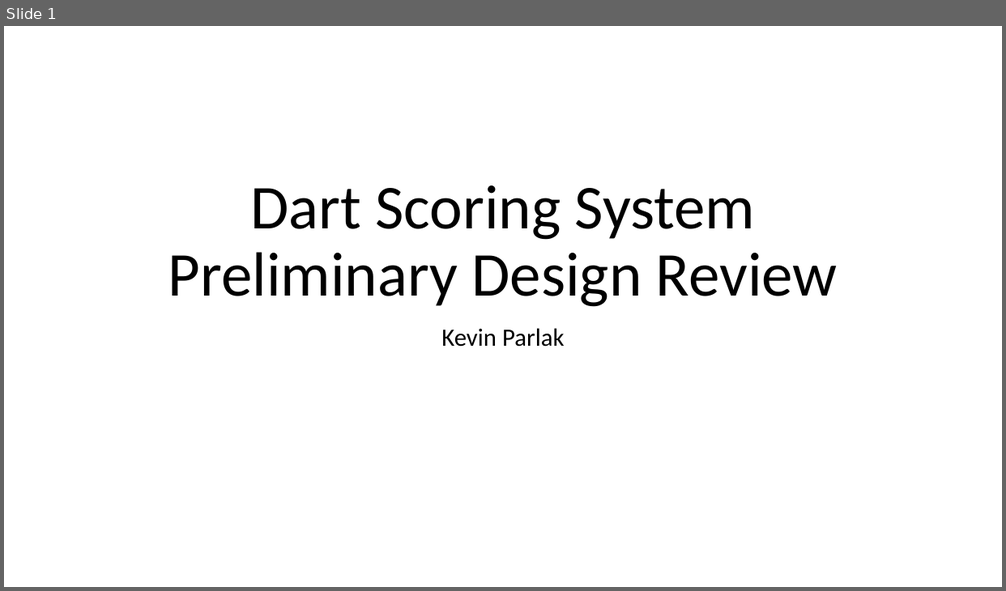
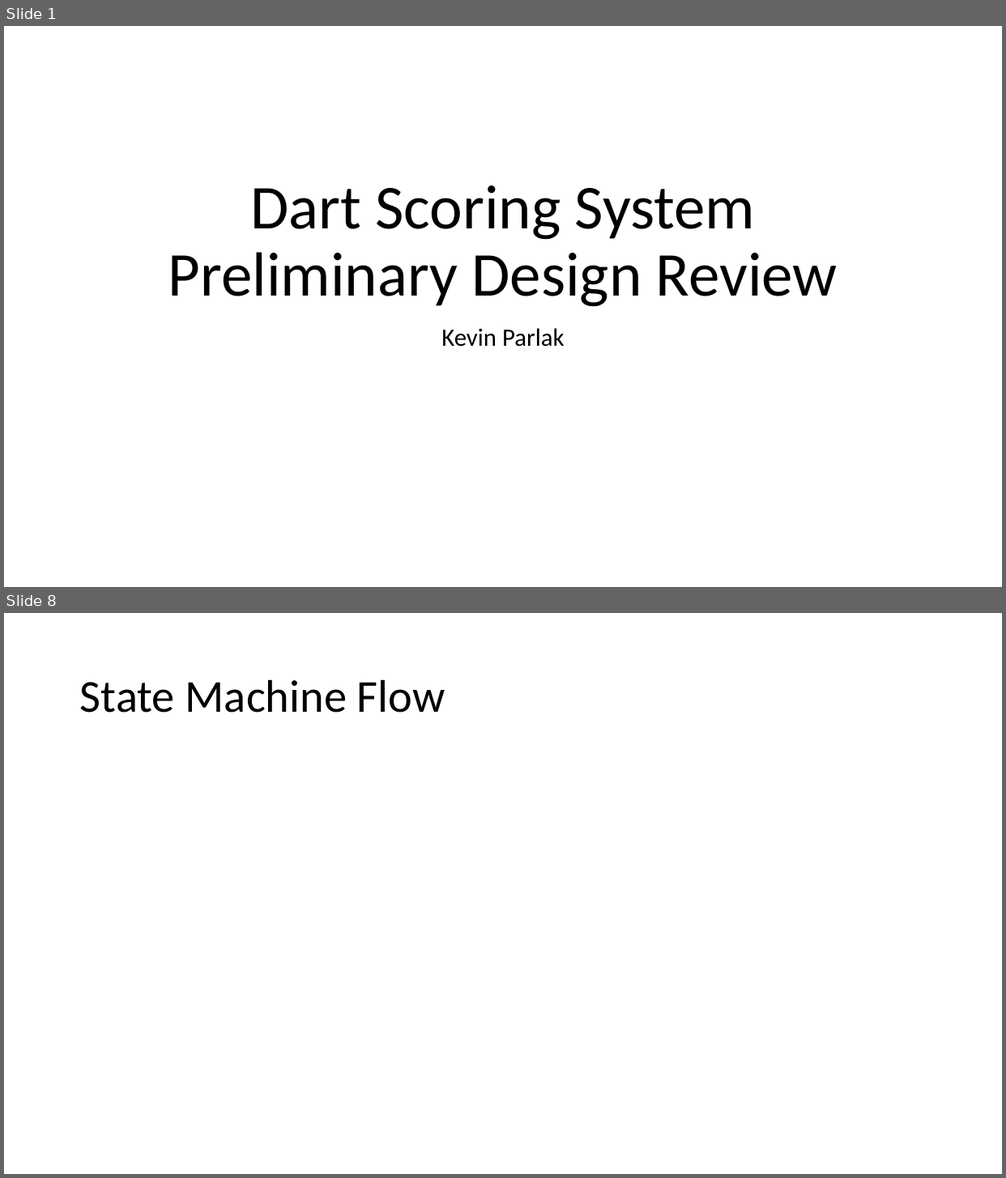
Before and after one commit to kparlak/dart-scoring-system, a slide deck: documentation/Dart_Scoring_System_PDR.pptx. Shown one above the other, each under a label of ours: slide 1 before the commit, slides 1 and 8 after it; the slides between them are not shown. The pictures are 1006x591 and 1006x1178 pixels, drawn with LibreOffice and Linux fonts; fonts in the diff are those of the drawing. Boxes give left, top, right and bottom in pixels: in the first picture for what was removed or moved away, otherwise in the second. Text is boxed around its words. In the diff, an @@ line names an element or a change of style, - is before the commit and + after.

```diff
--- a/documentation/Dart_Scoring_System_PDR.pptx
+++ b/documentation/Dart_Scoring_System_PDR.pptx
@@ slide 8 added at (4,613,1002,1174), background #FFFFFF @@
@@ title added at (80,679,445,713), 44 pt, text #000000 @@
+State Machine Flow
```
Also in this commit, not shown: 3 slides changed, 5 other slides added, 3 other files.
